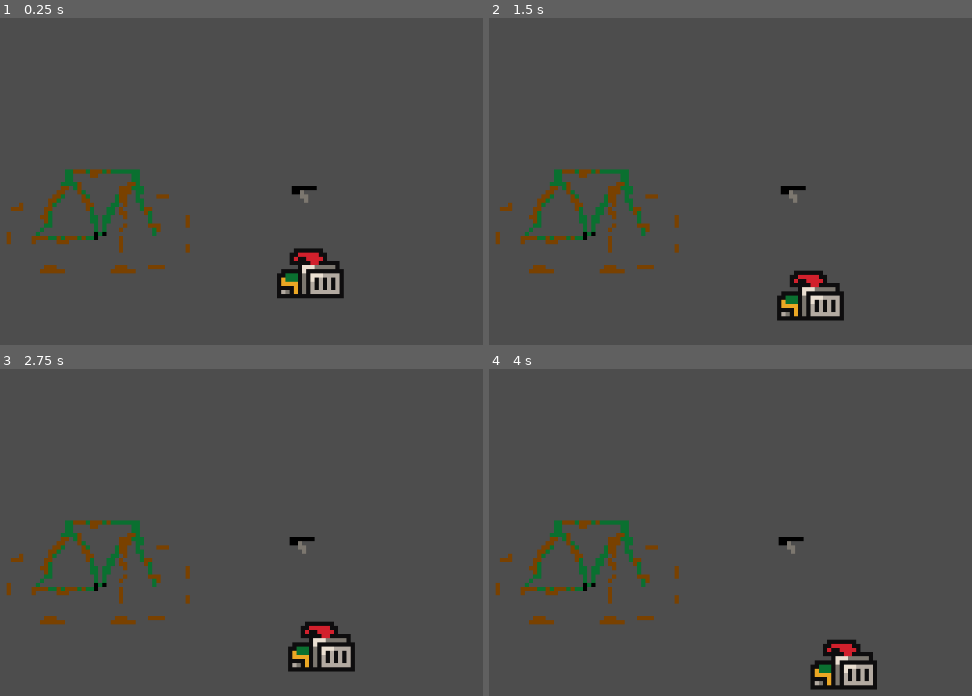
Above: before the commit, frames 1-4 (two rows, left to right).
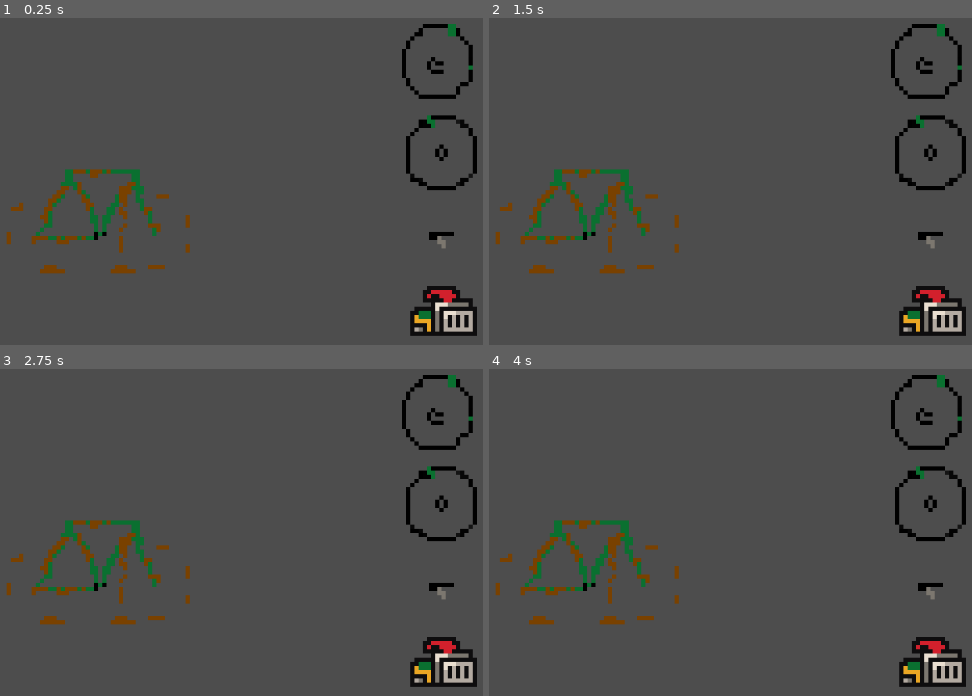
Above: after the commit, the same moments.

Repository: javierrcalvete/bikeShop
Game: Godot game, scene res://scenes/game.tscn
Same seed, same stepped clock (60 frames per second), same inputs: the game is played once before the commit and once after it.
Inputs (mouse positions are in pixels of both pictures, inside the frame that each line leads up to):
- Up to frame 1 (0.25 s): no input
- Up to frame 2 (1.5 s): tap Enter at 0.5 s; move the mouse to (590, 224) at 0.52 s; click (590, 224) at 0.6 s; tap Space at 1.25 s; move the mouse to (798, 273) at 1.27 s; click (798, 273) at 1.35 s
- Up to frame 3 (2.75 s): tap Enter at 2 s; move the mouse to (304, 545) at 2.02 s; click (304, 545) at 2.1 s
- Up to frame 4 (4 s): tap Space at 2.75 s; move the mouse to (556, 663) at 2.77 s; click (556, 663) at 2.85 s; tap Enter at 3.5 s; move the mouse to (836, 640) at 3.52 s; click (836, 640) at 3.6 s

The runs differ from the first frame. In frame 1, 5.2% of the frame differs, in the area x 57-99%, y 1-98%; in frame 2, 5.1%; in frame 3, 5.2%; in frame 4, 5.1%.

Commit message:
fixed mud cleaning script to only work with limpiador

Diff:
--- a/scenes/game.tscn
+++ b/scenes/game.tscn
@@ -1,10 +1,12 @@
-[gd_scene load_steps=6 format=3 uid="uid://bj26sbmw42iin"]
+[gd_scene load_steps=8 format=3 uid="uid://bj26sbmw42iin"]
 
 [ext_resource type="Script" path="res://scripts/GameManager.gd" id="1_hiaon"]
 [ext_resource type="PackedScene" uid="uid://draofau05xvbu" path="res://scenes/mud.tscn" id="1_ygpkm"]
 [ext_resource type="PackedScene" uid="uid://bqnch4o74rmuj" path="res://scenes/limpiador.tscn" id="2_76j67"]
 [ext_resource type="PackedScene" uid="uid://bl4qmkbgebqf4" path="res://scenes/bike.tscn" id="2_yqayn"]
 [ext_resource type="PackedScene" uid="uid://dx3d5y3ybqlyc" path="res://scenes/saddle.tscn" id="5_j26jv"]
+[ext_resource type="PackedScene" uid="uid://thgdbl2vee32" path="res://scenes/wheel_front.tscn" id="6_nioxd"]
+[ext_resource type="PackedScene" uid="uid://bfx0sv6gnd8gi" path="res://scenes/wheel_back.tscn" id="7_law5b"]
 
 [node name="Game" type="Node2D"]
 
@@ -20,8 +22,14 @@
 
 [node name="Mud" parent="." instance=ExtResource("1_ygpkm")]
 
+[node name="WheelFront" parent="." instance=ExtResource("6_nioxd")]
+position = Vector2(81, -19)
+
 [node name="Limpiador" parent="." instance=ExtResource("2_76j67")]
-position = Vector2(46, 6)
+position = Vector2(78, 15)
 
 [node name="Saddle" parent="." instance=ExtResource("5_j26jv")]
-position = Vector2(48, -7)
+position = Vector2(81, 4)
+
+[node name="WheelBack" parent="." instance=ExtResource("7_law5b")]
+position = Vector2(79, -39)
--- a/scripts/GameManager.gd
+++ b/scripts/GameManager.gd
@@ -1,12 +1,12 @@
 extends Node
 
-@onready var mud = $"../Mud"
+#@onready var mud = $Mud
 
 
 var clicks_mud = 0
 
-# func add_clicks():
-# 	clicks_mud += 1
-# 	print(clicks_mud)
-# 	if clicks_mud==10:
-# 		mud.delete_mud()
+#func add_clicks():
+	#clicks_mud += 1
+	#print(clicks_mud)
+	#if clicks_mud==10:
+		#
--- a/scripts/mud.gd
+++ b/scripts/mud.gd
@@ -31,19 +31,23 @@
 
 # when Limpiador enter the area for the first time starts timer
 func _on_area_entered(area):
-	print(entro_limpiador)
+
 	if area.name == "Limpiador" and entro_limpiador == false :
+		print(entro_limpiador)
 		entro_limpiador = true
 		print("entro el body")
 		timer.start()
-	else:
+
+	elif (entro_limpiador) and area.name == "Limpiador":
 		timer.paused = false
+
 
 func _on_area_exited(area):
 	if area.name == "Limpiador":
 		print("salio el body")
 		mud_time_left = timer.get_time_left()
 		print(mud_time_left)
+
 		timer.paused= true
 
 func _on_timer_timeout():
